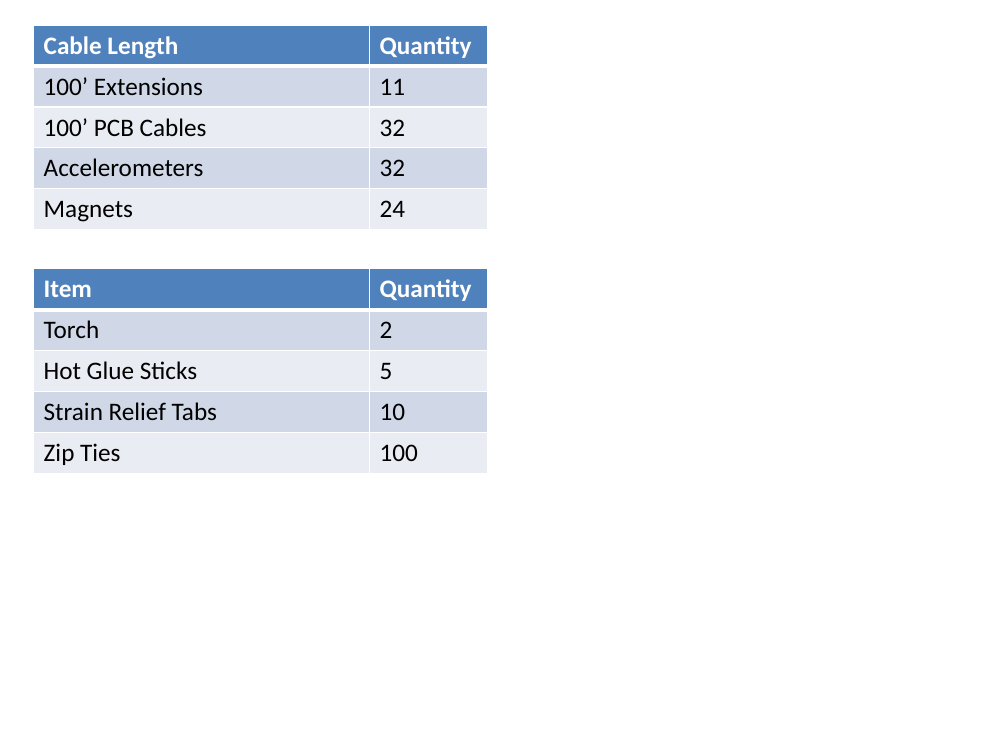
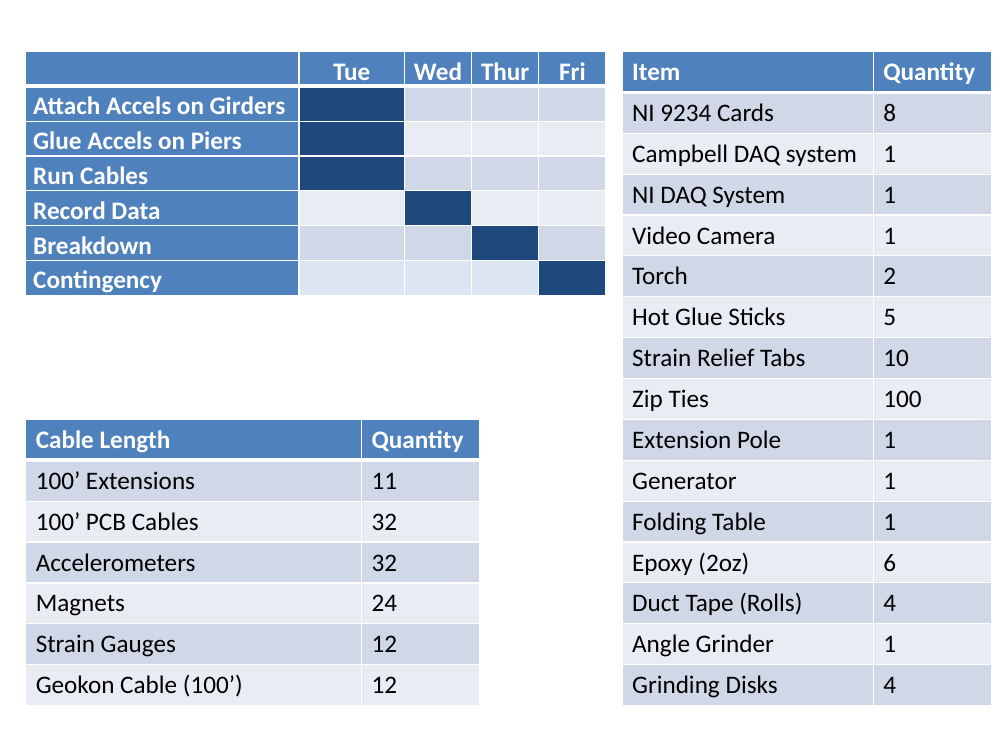
Before and after one commit to jbbraley/I76, a slide deck: slide 4 of Planning/Instrumentation.pptx (slide 3 before the commit). Drawn at 1008x756 pixels with LibreOffice and Linux fonts; fonts in the diff are those of the drawing. Boxes give left, top, right and bottom in pixels: in the first picture for what was removed or moved away, otherwise in the second. Text is boxed around its words. In the diff, an @@ line names an element or a change of style, - is before the commit and + after.

```diff
--- a/Planning/Instrumentation.pptx
+++ b/Planning/Instrumentation.pptx
@@ table added at (x1=25, y1=51, x2=607, y2=297), 7 rows, 5 columns @@
+ | Tue | Wed | Thur | Fri
+Attach Accels on Girders |  |  |  | 
+Glue Accels on Piers |  |  |  | 
+Run Cables |  |  |  | 
+Record Data |  |  |  | 
+Breakdown |  |  |  | 
+Contingency |  |  |  | 
@@ table at (x1=622, y1=51, x2=991, y2=706) @@
+row 2: NI 9234 Cards | 8
+row 3: Campbell DAQ system | 1
+row 4: NI DAQ System | 1
+row 5: Video Camera | 1
+row 10: Extension Pole | 1
+row 11: Generator | 1
+row 12: Folding Table | 1
+row 13: Epoxy (2oz) | 6
+row 14: Duct Tape (Rolls) | 4
+row 15: Angle Grinder | 1
+row 16: Grinding Disks | 4
@@ table resized from (x1=33, y1=269, x2=487, y2=474) to (x1=622, y1=51, x2=991, y2=706) @@
@@ table at (x1=25, y1=419, x2=479, y2=706) @@
+row 6: Strain Gauges | 12
+row 7: Geokon Cable (100’) | 12
@@ table resized from (x1=33, y1=25, x2=487, y2=230) to (x1=25, y1=419, x2=479, y2=706) @@
```
Also in this commit, not shown: 1 other slide changed, 1 slide added, 2 slides removed, 2 other files.
